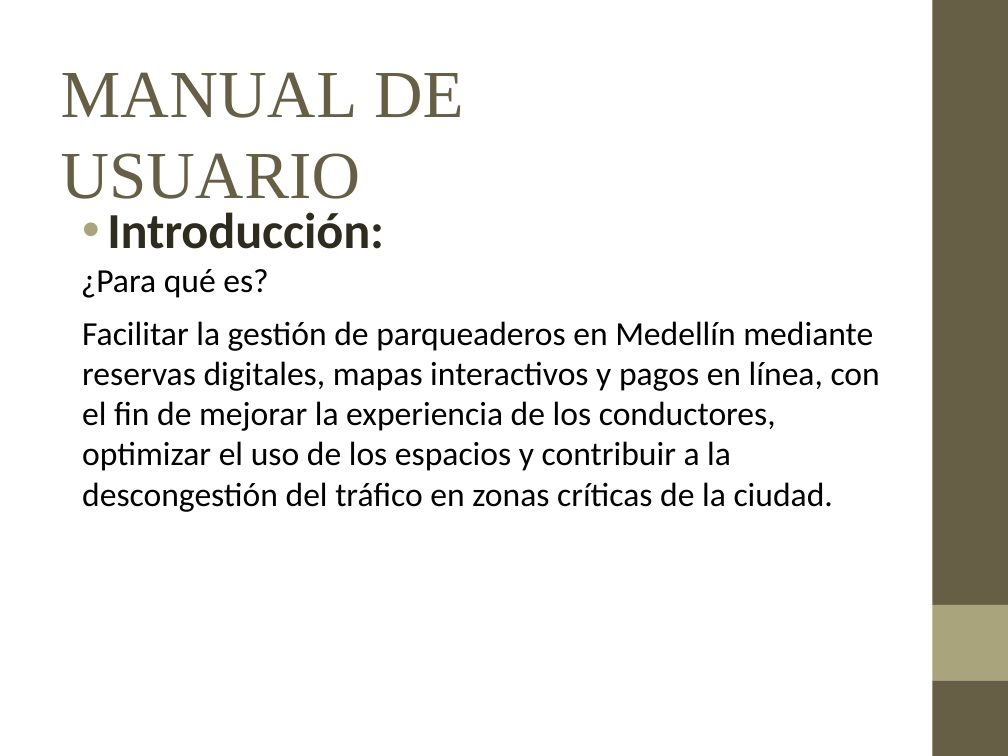
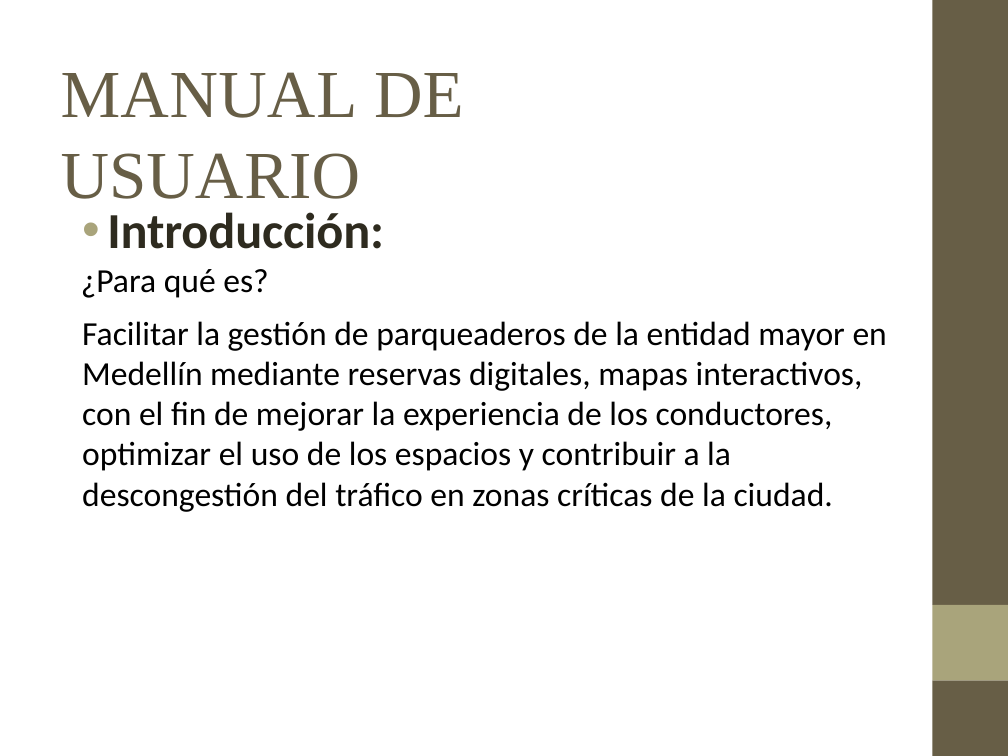
Before and after one commit to SrAlucart/Proyecto_y_Documentacion, a slide deck: slide 6 of Manual de usuario.pptx. Drawn at 1008x756 pixels with LibreOffice and Linux fonts; fonts in the diff are those of the drawing; background and template pictures are left out. Boxes give left, top, right and bottom in pixels: in the first picture for what was removed or moved away, otherwise in the second. Text is boxed around its words. In the diff, an @@ line names an element or a change of style, - is before the commit and + after.

```diff
--- a/Manual de usuario.pptx
+++ b/Manual de usuario.pptx
@@ text at <box>82,321,887,512</box>: text changed @@
-Facilitar la gestión de parqueaderos en Medellín mediante reservas digitales, mapas interactivos y pagos en línea, con el fin de mejorar la experiencia de los conductores, optimizar el uso de los espacios y contribuir a la descongestión del tráfico en zonas críticas de la ciudad.
+Facilitar la gestión de parqueaderos de la entidad mayor en Medellín mediante reservas digitales, mapas interactivos, con el fin de mejorar la experiencia de los conductores, optimizar el uso de los espacios y contribuir a la descongestión del tráfico en zonas críticas de la ciudad.
```
Also in this commit, not shown: 4 other slides changed, 8 other files.
